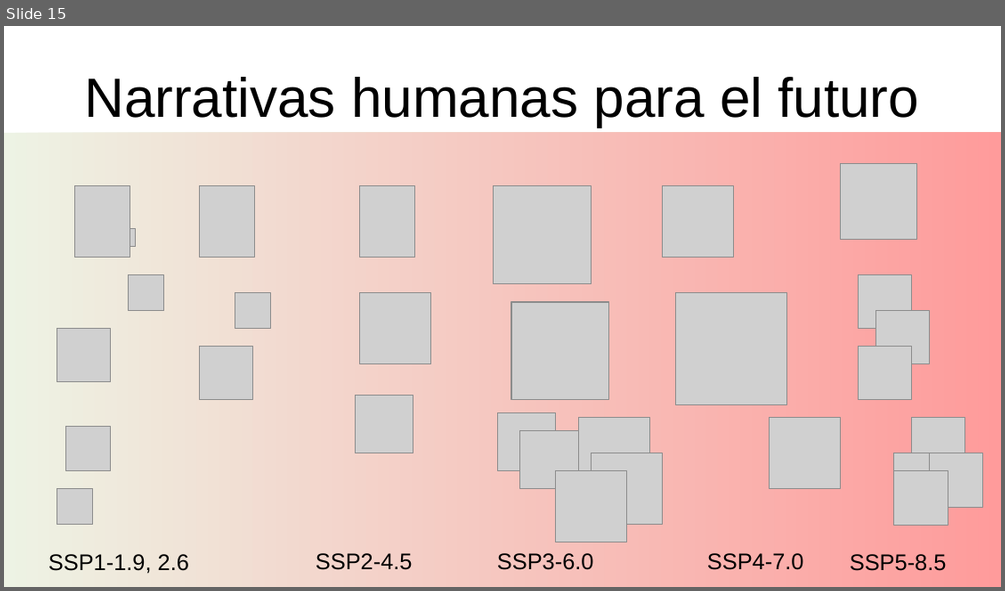
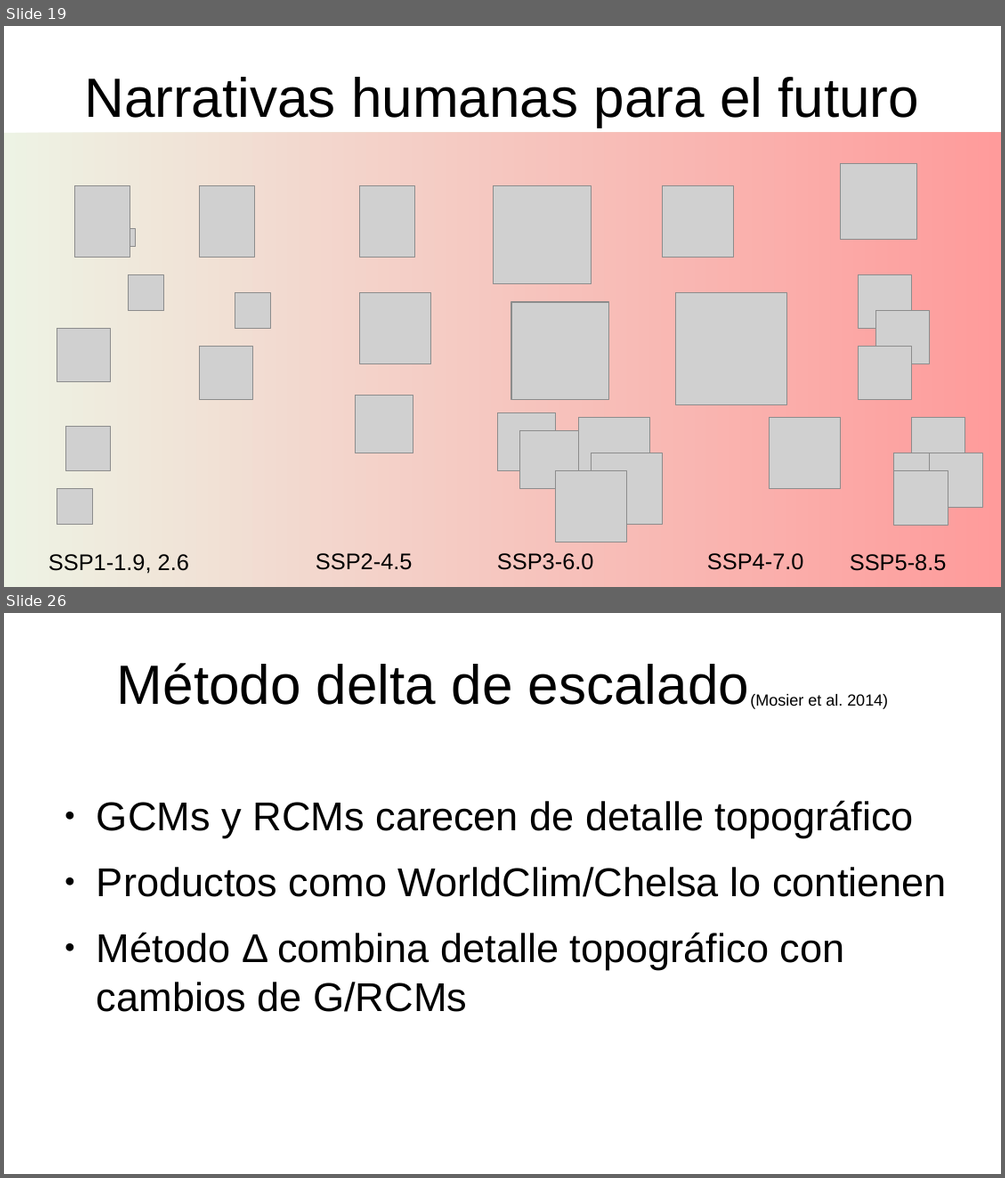
Before and after one commit to gerardommc/Ecologia-Teorica-II, a slide deck: Cambio-climatico/Escenarios.odp. Shown one above the other, each under a label of ours: slide 15 before the commit, slides 19 and 26 after it; the slides between them are not shown. The pictures are 1005x591 and 1005x1178 pixels, drawn with LibreOffice and Linux fonts; fonts in the diff are those of the drawing; grey boxes stand for pictures. Boxes give left, top, right and bottom in pixels: in the first picture for what was removed or moved away, otherwise in the second. Text is boxed around its words. In the diff, an @@ line names an element or a change of style, - is before the commit and + after.

```diff
--- a/Cambio-climatico/Escenarios.odp
+++ b/Cambio-climatico/Escenarios.odp
@@ slide 26 added at [4, 613, 1001, 1174], background #FFFFFF @@
@@ title added at [117, 663, 888, 709], 44 pt, text #000000 @@
+Método delta de escalado(Mosier et al. 2014)
@@ text added at [97, 800, 947, 1012], 32 pt, text #000000 @@
+● GCMs y RCMs carecen de detalle topográfico
+● Productos como WorldClim/Chelsa lo contienen
+● Método Δ combina detalle topográfico con cambios de G/RCMs
@@ what was slide 15 is now slide 19 @@
```
Also in this commit, not shown: 6 slides changed, 19 other slides added, 1 slide removed, 23 other files.
